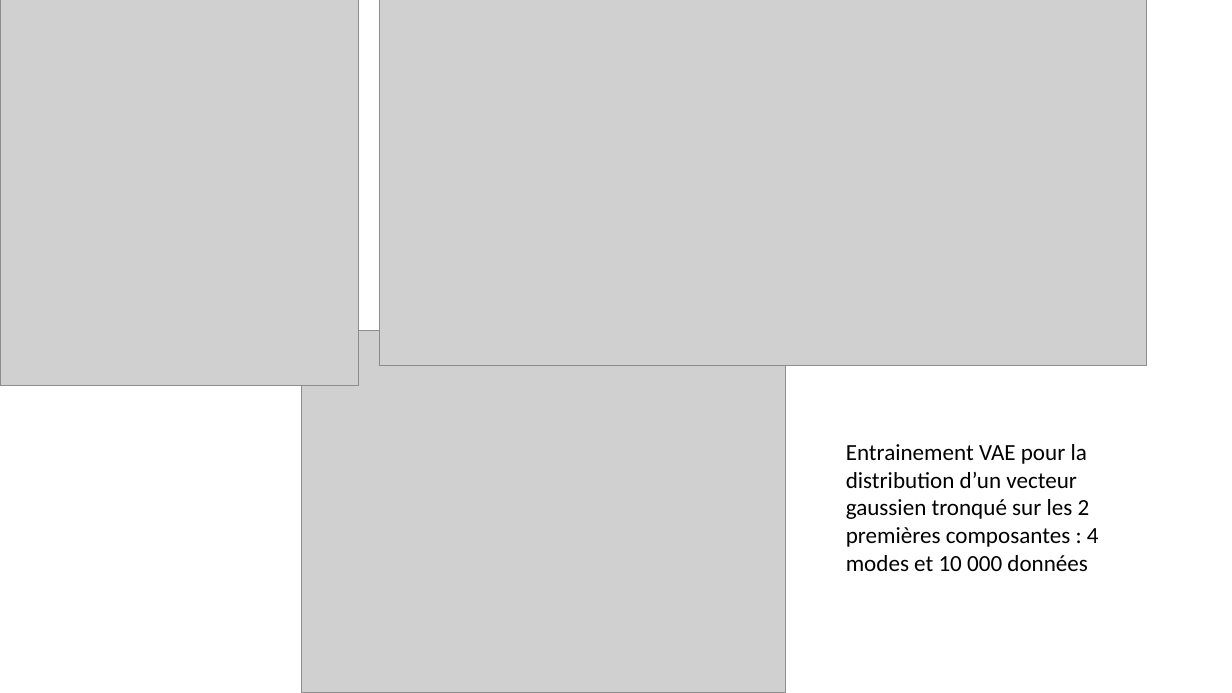
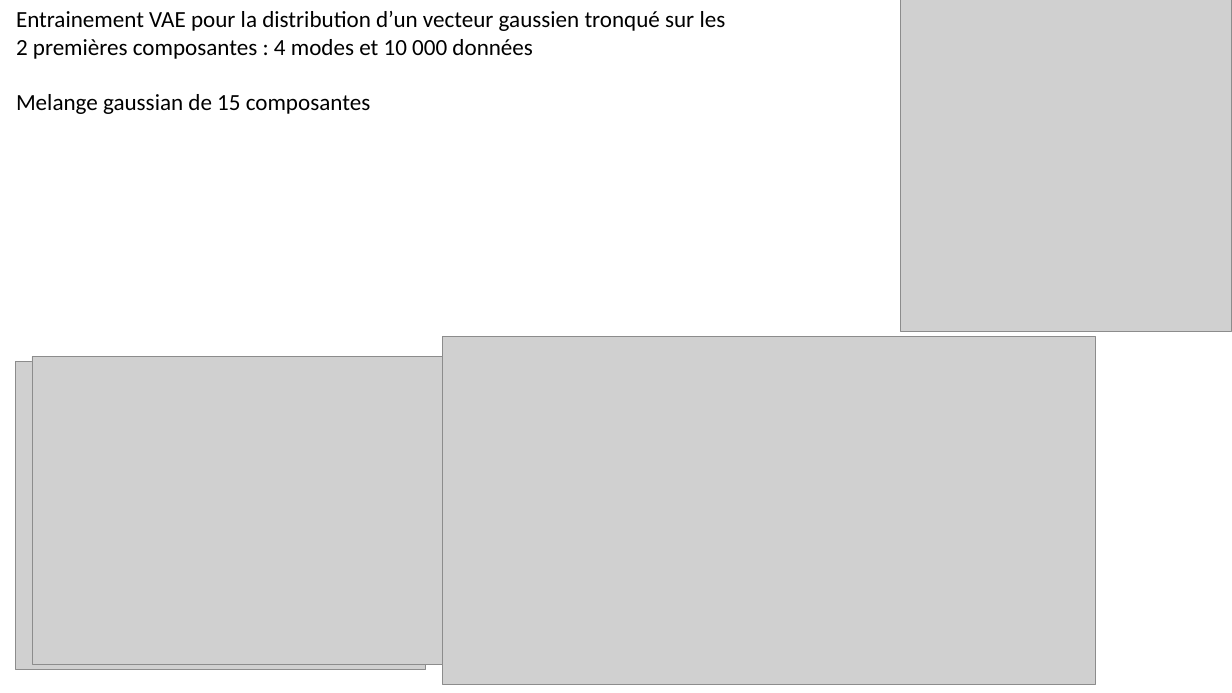
Before and after one commit to imn167/VAE_SS, a slide deck: slide 1 of Présentation1.pptx. Drawn at 1232x693 pixels with LibreOffice and Linux fonts; fonts in the diff are those of the drawing; grey boxes stand for pictures. Boxes give left, top, right and bottom in pixels: in the first picture for what was removed or moved away, otherwise in the second. Text is boxed around its words. In the diff, an @@ line names an element or a change of style, - is before the commit and + after.

```diff
--- a/Présentation1.pptx
+++ b/Présentation1.pptx
@@ picture removed at (x1=0, y1=0, x2=359, y2=386) @@
@@ text "Entrainement VAE pour la distribution ..." moved from (x1=846, y1=444, x2=1099, y2=571) to (x1=16, y1=11, x2=726, y2=114) @@
@@ picture removed at (x1=380, y1=0, x2=1147, y2=366) @@
@@ picture added at (x1=900, y1=0, x2=1232, y2=331) @@
@@ text at (x1=16, y1=94, x2=371, y2=114): paragraph added @@
+Melange gaussian de 15 composantes
@@ picture added at (x1=32, y1=357, x2=443, y2=665) @@
@@ picture removed at (x1=302, y1=331, x2=786, y2=693) @@
@@ picture added at (x1=443, y1=336, x2=1096, y2=685) @@
@@ picture added at (x1=16, y1=361, x2=426, y2=669) @@
```
Also in this commit, not shown: 3 slides added, 2 slides removed, 24 other files.
